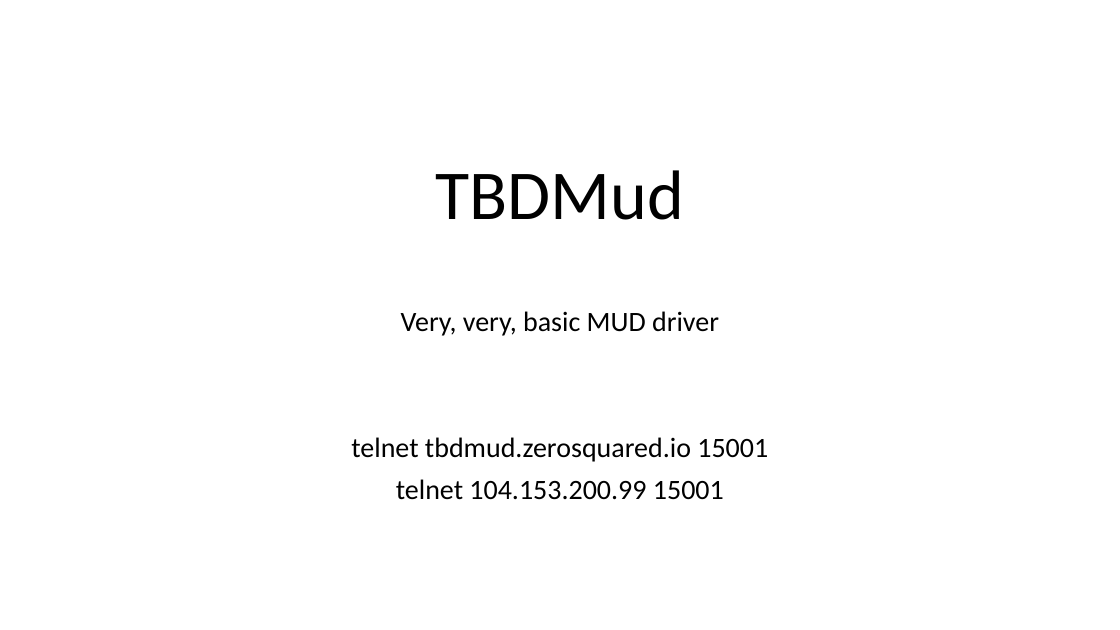
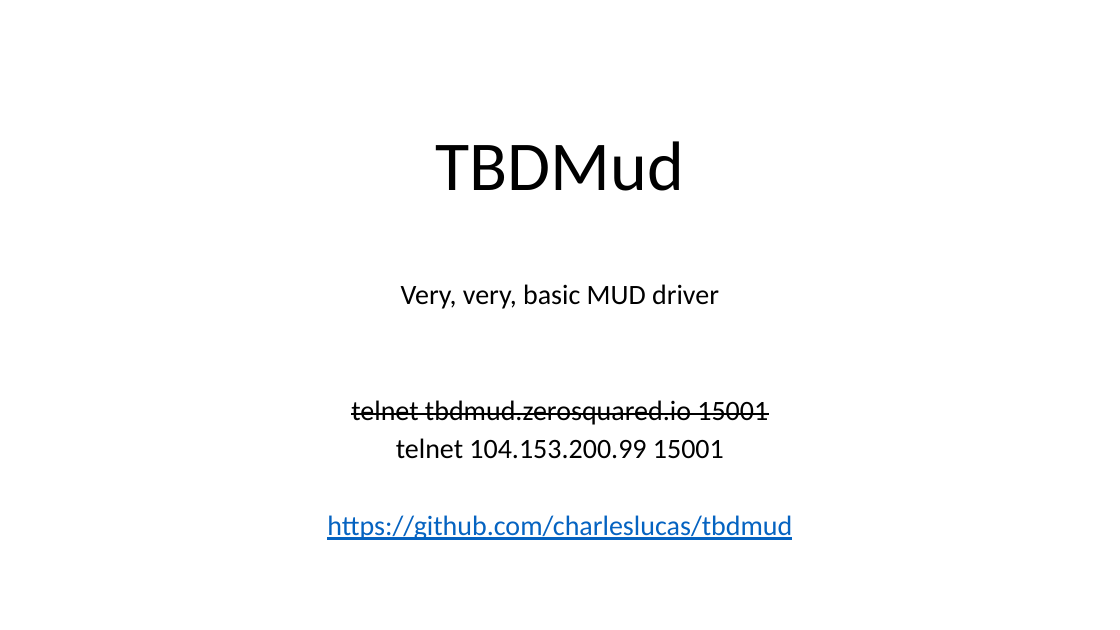
Before and after one commit to charleslucas/tbdmud, a slide deck: slide 1 of docs/TBDMud.pptx. Drawn at 1120x630 pixels with LibreOffice and Linux fonts; fonts in the diff are those of the drawing. Boxes give left, top, right and bottom in pixels: in the first picture for what was removed or moved away, otherwise in the second. Text is boxed around its words. In the diff, an @@ line names an element or a change of style, - is before the commit and + after.

```diff
--- a/docs/TBDMud.pptx
+++ b/docs/TBDMud.pptx
@@ title "TBDMud": place and size @@
-title "TBDMud" at box(436, 170, 684, 220)
+title "TBDMud" at box(436, 141, 684, 191)
@@ subtitle "Very, very, basic MUD driver": place and size @@
-subtitle "Very, very, basic MUD driver" at box(351, 311, 768, 500)
+subtitle "Very, very, basic MUD driver" at box(327, 284, 792, 540)
@@ subtitle at box(351, 284, 768, 459): strikethrough on in "telnet tbdmud.zerosquared.io 15001"; line spacing 0.9 to 0.8 @@
@@ subtitle at box(327, 515, 792, 540): paragraph added @@
+https://github.com/charleslucas/tbdmud
```
Also in this commit, not shown: 2 other slides changed, 1 slide added, 1 slide removed, 2 other files.
